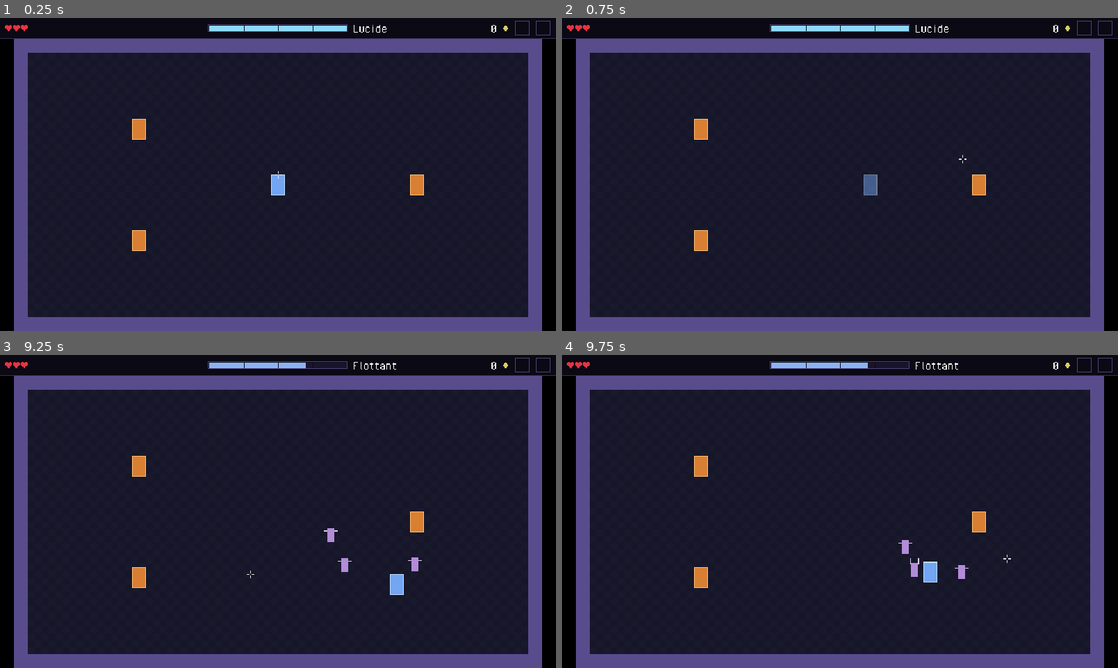
Above: before the commit, frames 1-4 (two rows, left to right).
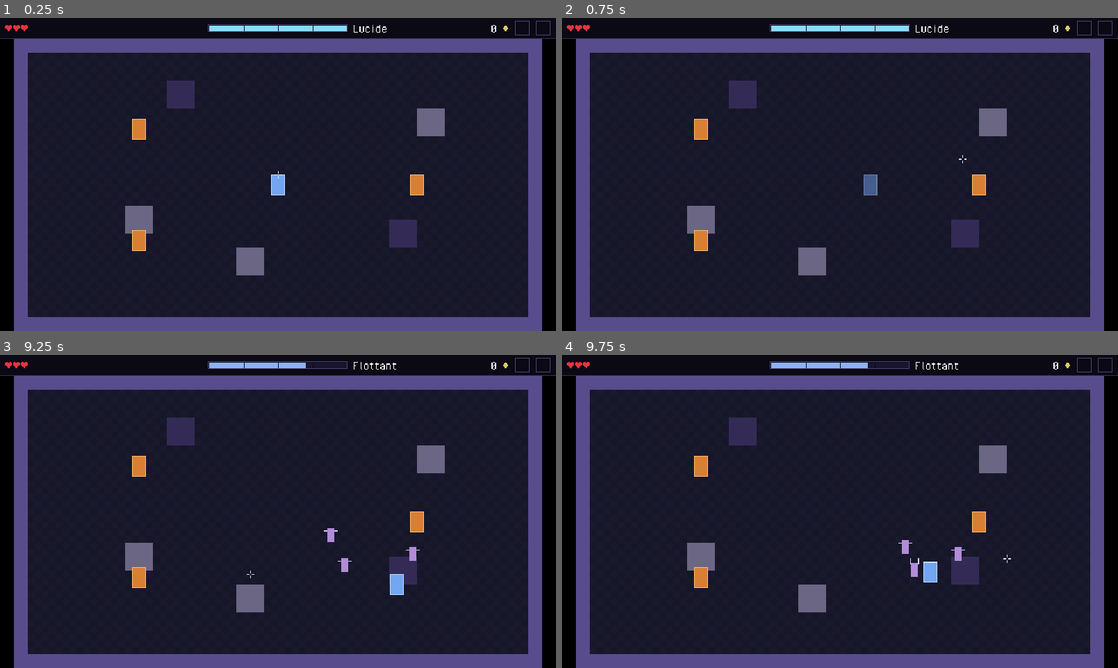
Above: after the commit, the same moments.

Repository: Kroustille/hypnagogia
Game: Godot game, scene res://main/main.tscn
The game is run twice, just before and just after one commit, with the same random seed, the same clock (stepped at 60 frames per second) and the same inputs.
Inputs (mouse positions are in pixels of both pictures, inside the frame that each line leads up to):
- Up to frame 1 (0.25 s): no input
- Up to frame 2 (0.75 s): tap Enter at 0.5 s; move the mouse to (962, 158) at 0.52 s; hold D (move_right) from 0.53 s (still down); tap Space (dash) at 0.6 s
- Up to frame 3 (9.25 s): move the mouse to (166, 527) at 1.27 s; release D (move_right) at 1.28 s; hold S (move_down) 1.28-2.03 s; right-click (166, 527) at 1.35 s; move the mouse to (333, 442) at 2.02 s; press the mouse at (333, 442) at 2.03 s; hold D (move_right) 2.03-2.78 s; move the mouse to (250, 574) at 2.77 s; release the mouse at (250, 574) at 2.78 s; hold W (move_up) 2.78-3.53 s; tap one key every 0.75 s from 2.85 s: 1 2 3 4 5 6 7 8 9; move the mouse to (444, 558) at 3.52 s; hold A (move_left) 3.53-5.03 s; move the mouse to (111, 464) at 4.27 s; move the mouse to (305, 511) at 5.02 s; hold S (move_down) 5.03-5.78 s; move the mouse to (194, 433) at 5.77 s; hold D (move_right) 5.78-6.53 s; move the mouse to (400, 495) at 6.52 s; hold W (move_up) 6.53-7.28 s; move the mouse to (166, 527) at 7.27 s; hold D (move_right) 7.28-8.03 s; move the mouse to (333, 442) at 8.02 s; hold S (move_down) 8.03-8.78 s; move the mouse to (250, 574) at 8.77 s; hold A (move_left) from 8.78 s (still down)
- Up to frame 4 (9.75 s): move the mouse to (1006, 558) at 9.52 s; release A (move_left) at 9.53 s; hold W (move_up) from 9.53 s (still down); tap 0 at 9.6 s

The runs differ from the first frame. In frame 1, 2.2% of the frame differs, in the area x 22-80%, y 20-83%; in frame 2, 2.2%; in frame 3, 2.2%; in frame 4, 2.2%.
Error after the commit: Invalid access to property or key 'glided' on a base object of type 'CharacterBody2D (Player)'. (res://rooms/arena/arena.gd:237)

Commit message:
feat(arena): add high and low obstacles
Co-Authored-By: Claude Sonnet 5.5 <noreply@anthropic.com>

Diff:
--- a/game/enemies/enemy.gd
+++ b/game/enemies/enemy.gd
@@ -45,7 +45,7 @@
 		return
 	motion_mode = CharacterBody2D.MOTION_MODE_FLOATING
 	collision_layer = Const.LAYER_ENEMIES
-	collision_mask = Const.LAYER_WALLS | Const.LAYER_PLAYER | Const.LAYER_ENEMIES
+	collision_mask = Const.LAYER_WALLS | Const.LAYER_PLAYER | Const.LAYER_ENEMIES | Const.LAYER_HIGH_OBSTACLES | Const.LAYER_LOW_OBSTACLES
 
 	_body.shape = _make_rectangle(_def.body_size)
 	_body.position = Vector2.ZERO
--- a/game/rooms/arena/arena.gd
+++ b/game/rooms/arena/arena.gd
@@ -13,6 +13,13 @@
 signal emptied
 
 const WALL_COLOR: Color = Color(0.35, 0.3, 0.55)
+## Placeholder obstacles until epic 4: low ones are lighter (shots pass over them), high ones darker (they stop shots).
+const LOW_OBSTACLE_COLOR: Color = Color(0.42, 0.40, 0.52)
+const HIGH_OBSTACLE_COLOR: Color = Color(0.20, 0.17, 0.34)
+## Top-left cell (frame coordinates) of each 2x2 obstacle block, away from the spawn slots and the player start.
+const LOW_OBSTACLE_CELLS: Array[Vector2i] = [Vector2i(8, 12), Vector2i(29, 5), Vector2i(16, 15)]
+const HIGH_OBSTACLE_CELLS: Array[Vector2i] = [Vector2i(11, 3), Vector2i(27, 13)]
+const OBSTACLE_BLOCK_CELLS: int = 2
 const FLOOR_COLOR: Color = Color(0.09, 0.09, 0.16)
 const FLOOR_ALT_COLOR: Color = Color(0.10, 0.10, 0.18)
 ## Technical pool size of the player's shots (~11 in flight at 4/s over 36 tiles at 14 tiles/s).
@@ -31,6 +38,10 @@
 ## Placeholder Awakening ring, until epic 7: color and lifetime in seconds (visual, not GDD values).
 const AWAKENING_RING_COLOR: Color = Color(0.75, 0.88, 1.0)
 const AWAKENING_RING_DURATION: float = 0.35
+## Placeholder Glide rings, until epic 7: radius in tiles, color, lifetime in seconds (visual, not GDD values).
+const GLIDE_RING_RADIUS_TILES: float = 1.0
+const GLIDE_RING_COLOR: Color = Color(0.6, 0.95, 0.85)
+const GLIDE_RING_DURATION: float = 0.25
 ## Centers closer than this (px²) have no usable direction: the push goes to the right.
 const KNOCKBACK_MIN_OFFSET_SQ: float = 1e-6
 
@@ -49,6 +60,8 @@
 
 @onready var _floor: TileMapLayer = %Floor
 @onready var _walls: TileMapLayer = %Walls
+@onready var _high_obstacles: TileMapLayer = %HighObstacles
+@onready var _low_obstacles: TileMapLayer = %LowObstacles
 var _player: Player
 
 @onready var _camera: Camera2D = %Camera
@@ -79,6 +92,8 @@
 
 	_floor.z_index = Const.Z_INDEX_DECOR
 	_walls.z_index = Const.Z_INDEX_DECOR
+	_high_obstacles.z_index = Const.Z_INDEX_DECOR
+	_low_obstacles.z_index = Const.Z_INDEX_DECOR
 	_build_tiles(frame_cells)
 	_setup_player_bullets() # after the tiles: the BulletManager needs Walls to have a TileSet
 	_setup_enemy_bullets() # drawn above the player's shots
@@ -188,7 +203,7 @@
 	bullets.name = "PlayerBullets"
 	bullets.camp = BulletManager.Camp.PLAYER
 	bullets.capacity = PLAYER_BULLET_CAPACITY
-	var solid_layers: Array[TileMapLayer] = [_walls]
+	var solid_layers: Array[TileMapLayer] = [_walls, _high_obstacles] # low obstacles let shots pass
 	bullets.setup(solid_layers) # before add_child()
 	add_child(bullets)
 	# The targets do not need the player: register them even when setup() was skipped.
@@ -210,7 +225,7 @@
 	bullets.z_index = Const.Z_INDEX_ENEMY_BULLETS
 	bullets.camp = BulletManager.Camp.ENEMY
 	bullets.capacity = ENEMY_BULLET_CAPACITY
-	var solid_layers: Array[TileMapLayer] = [_walls]
+	var solid_layers: Array[TileMapLayer] = [_walls, _high_obstacles] # low obstacles let shots pass
 	bullets.setup(solid_layers) # before add_child()
 	add_child(bullets)
 	if _player != null:
@@ -219,6 +234,7 @@
 		bullets.grazed.connect(_player.on_bullet_grazed)
 		bullets.dodged.connect(_player.on_bullet_dodged)
 		_player.awakening_used.connect(_on_awakening_used)
+		_player.glided.connect(_on_player_glided)
 
 
 ## Awakening (story 3.3): wipes the enemy bullets, pushes the close enemies back, shows a ring. origin: global.
@@ -238,11 +254,22 @@
 		var direction: Vector2 = offset.normalized() if offset.length_squared() >= KNOCKBACK_MIN_OFFSET_SQ else Vector2.RIGHT
 		enemy.knock_back(direction, push_px)
 		pushed += 1
+	_add_ring(origin, radius_px, AWAKENING_RING_COLOR, AWAKENING_RING_DURATION)
+	Log.debug("combat", "awakening cleared=%d pushed=%d" % [cleared, pushed])
+
+
+## Glide (story 3.4): a ring at the departure and at the arrival. from, to: global.
+func _on_player_glided(from: Vector2, to: Vector2) -> void:
+	var radius_px: float = GLIDE_RING_RADIUS_TILES * Const.TILE_SIZE
+	_add_ring(from, radius_px, GLIDE_RING_COLOR, GLIDE_RING_DURATION)
+	_add_ring(to, radius_px, GLIDE_RING_COLOR, GLIDE_RING_DURATION)
+
+
+func _add_ring(origin: Vector2, radius_px: float, color: Color, duration: float) -> void:
 	var ring: RingPulse = RingPulse.new()
-	ring.setup(radius_px, AWAKENING_RING_COLOR, AWAKENING_RING_DURATION)
+	ring.setup(radius_px, color, duration)
 	ring.position = to_local(origin)
 	add_child(ring)
-	Log.debug("combat", "awakening cleared=%d pushed=%d" % [cleared, pushed])
 
 
 ## Playable area in pixels (cells 1 to 36 by 1 to 19), shrunk by SPAWN_MARGIN_TILES so a body never appears
@@ -314,7 +341,20 @@
 		and point.y >= bounds.position.y and point.y <= bounds.end.y # inclusive: the corners are valid
 	if not inside or point.distance_to(player_pos) < min_px - SPAWN_DISTANCE_EPSILON:
 		return false
-	return not _overlaps_living_enemy(Rect2(point - body_px / 2.0, body_px).grow(SPAWN_BODY_MARGIN))
+	var rect: Rect2 = Rect2(point - body_px / 2.0, body_px).grow(SPAWN_BODY_MARGIN)
+	return not _overlaps_obstacle(rect) and not _overlaps_living_enemy(rect)
+
+
+## True when the rectangle (room coordinates) touches a cell of a low or high obstacle.
+func _overlaps_obstacle(rect: Rect2) -> bool:
+	var first: Vector2i = Vector2i((rect.position / Const.TILE_SIZE).floor())
+	var last: Vector2i = Vector2i((rect.end / Const.TILE_SIZE).floor())
+	for y: int in range(first.y, last.y + 1):
+		for x: int in range(first.x, last.x + 1):
+			var cell: Vector2i = Vector2i(x, y)
+			if _high_obstacles.get_cell_source_id(cell) != -1 or _low_obstacles.get_cell_source_id(cell) != -1:
+				return true
+	return false
 
 
 ## True when the rectangle (room coordinates) touches the body of an enemy that is alive and not being freed.
@@ -381,6 +421,10 @@
 
 	_floor.tile_set = tile_set
 	_walls.tile_set = tile_set
+	_high_obstacles.tile_set = _make_obstacle_set(Const.LAYER_HIGH_OBSTACLES, HIGH_OBSTACLE_COLOR, tile_size)
+	_low_obstacles.tile_set = _make_obstacle_set(Const.LAYER_LOW_OBSTACLES, LOW_OBSTACLE_COLOR, tile_size)
+	_place_blocks(_high_obstacles, HIGH_OBSTACLE_CELLS)
+	_place_blocks(_low_obstacles, LOW_OBSTACLE_CELLS)
 	for y: int in range(1, frame_cells.y - 1):
 		for x: int in range(1, frame_cells.x - 1):
 			_floor.set_cell(Vector2i(x, y), floor_id, Vector2i.ZERO)
@@ -390,6 +434,32 @@
 	for y: int in frame_cells.y:
 		_walls.set_cell(Vector2i(0, y), wall_id, Vector2i.ZERO)
 		_walls.set_cell(Vector2i(frame_cells.x - 1, y), wall_id, Vector2i.ZERO)
+
+
+## A TileSet of one full-square tile (source 0) on its own physics layer: a TileSet gives one collision layer to
+## all its tiles, so each kind of obstacle needs its own.
+func _make_obstacle_set(collision_layer: int, color: Color, tile_size: Vector2i) -> TileSet:
+	var tile_set: TileSet = TileSet.new()
+	tile_set.tile_size = tile_size
+	tile_set.add_physics_layer()
+	tile_set.set_physics_layer_collision_layer(0, collision_layer)
+	tile_set.set_physics_layer_collision_mask(0, 0)
+	var source: TileSetAtlasSource = _make_source(_solid_image(color), tile_size)
+	tile_set.add_source(source)
+	var half: float = Const.TILE_SIZE / 2.0
+	var data: TileData = source.get_tile_data(Vector2i.ZERO, 0)
+	data.add_collision_polygon(0)
+	data.set_collision_polygon_points(0, 0, PackedVector2Array([
+		Vector2(-half, -half), Vector2(half, -half), Vector2(half, half), Vector2(-half, half),
+	]))
+	return tile_set
+
+
+func _place_blocks(layer: TileMapLayer, top_left_cells: Array[Vector2i]) -> void:
+	for top_left: Vector2i in top_left_cells:
+		for y: int in OBSTACLE_BLOCK_CELLS:
+			for x: int in OBSTACLE_BLOCK_CELLS:
+				layer.set_cell(top_left + Vector2i(x, y), 0, Vector2i.ZERO)
 
 
 ## Order matters: texture, then region size, then create_tile.
--- a/game/rooms/arena/arena.tscn
+++ b/game/rooms/arena/arena.tscn
@@ -10,6 +10,12 @@
 unique_name_in_owner = true
 
 [node name="Walls" type="TileMapLayer" parent="."]
+unique_name_in_owner = true
+
+[node name="HighObstacles" type="TileMapLayer" parent="."]
+unique_name_in_owner = true
+
+[node name="LowObstacles" type="TileMapLayer" parent="."]
 unique_name_in_owner = true
 
 [node name="Targets" type="Node2D" parent="."]
